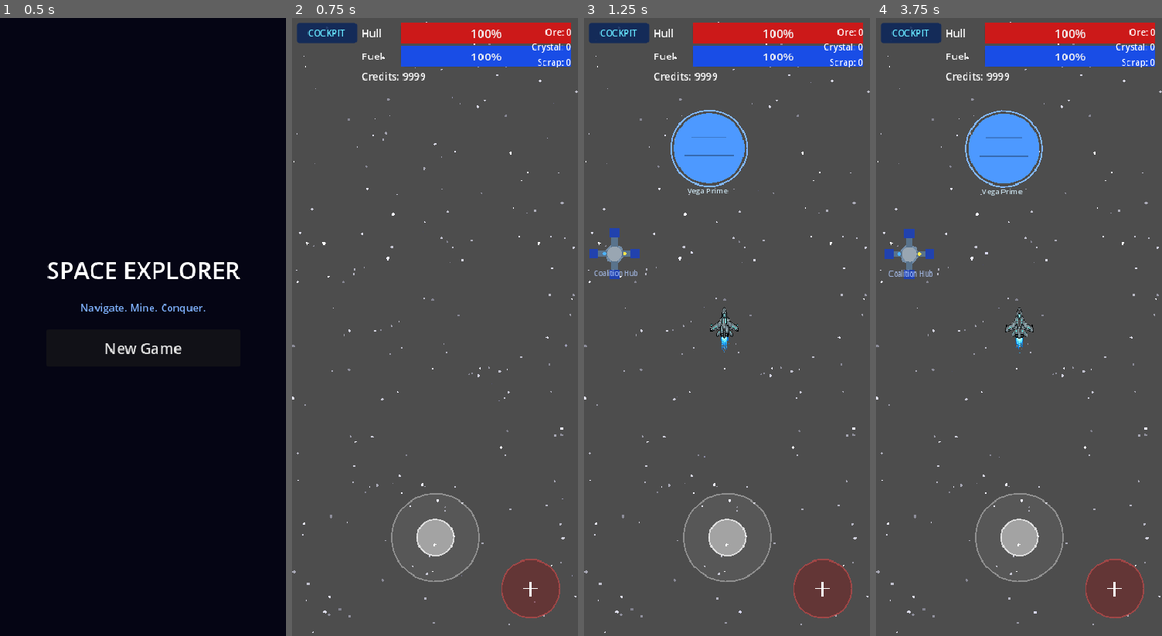
Above: before the commit, frames 1-4 (left to right).
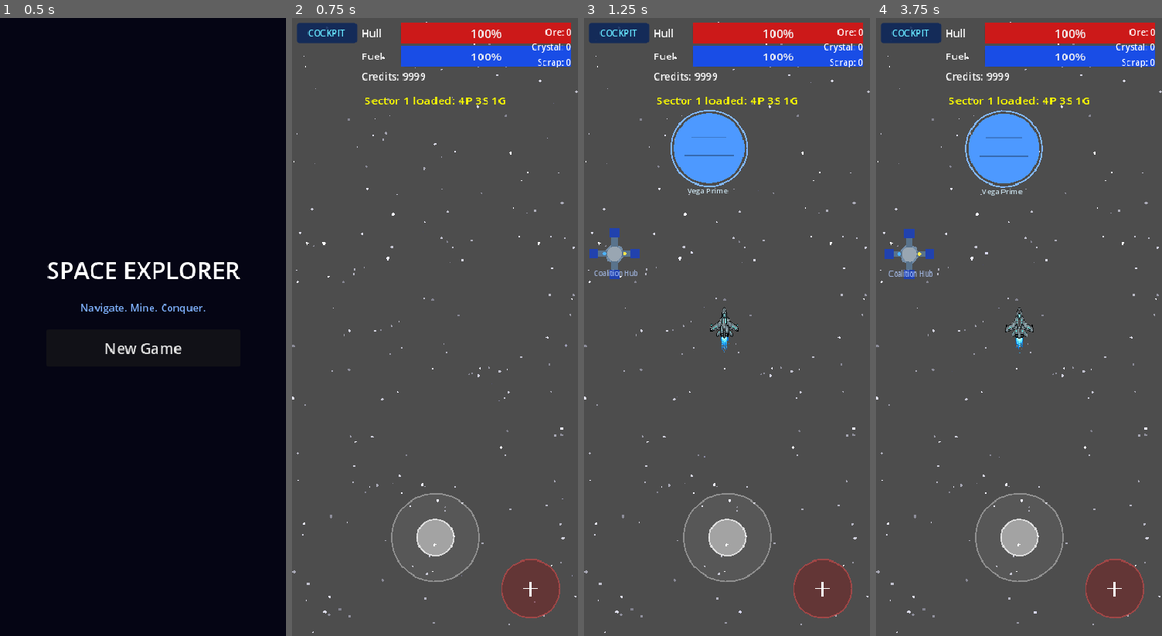
Above: after the commit, the same moments.

Repository: ichizh8/space-game-rt
Game: Godot game, scene res://scenes/main_menu.tscn
Same seed, same stepped clock (60 frames per second), same inputs: the game is played once before the commit and once after it.
Inputs:
- Up to frame 1 (0.5 s): no input
- Up to frame 2 (0.75 s): click "New Game" at 0.5 s
- Up to frame 3 (1.25 s): no input
- Up to frame 4 (3.75 s): click "COCKPIT" at 1.25 s; click "COCKPIT" at 2 s; click "COCKPIT" at 2.75 s; click "X" at 3.5 s

Frame 1 is identical in both runs. In frame 2, 0.2% of the frame differs, in the area x 25-75%, y 12-14%; in frame 3, 0.2%; in frame 4, 0.2%.

Commit message:
v84: debug sector load counts, fix nested deferred

Diff:
--- a/scripts/sector_loader.gd
+++ b/scripts/sector_loader.gd
@@ -7,6 +7,7 @@
 
 var _story_check_timer: float = 0.0
 const STORY_CHECK_INTERVAL: float = 0.5
+var _pending_initial_spawns: bool = false
 
 # Scene paths
 const PLANET_SCENE: String = "res://scenes/planet.tscn"
@@ -28,12 +29,21 @@
 
 
 func _process(delta: float) -> void:
+	if _pending_initial_spawns:
+		_pending_initial_spawns = false
+		_do_initial_spawns()
 	_tick_respawns(delta)
 	_story_check_timer += delta
 	if _story_check_timer >= STORY_CHECK_INTERVAL:
 		_story_check_timer = 0.0
 		_check_story_triggers()
 		_discover_nearby_planets()
+
+func _do_initial_spawns() -> void:
+	for i in range(_respawn_zones.size()):
+		var zone: Dictionary = _respawn_zones[i]
+		for _j in range(int(zone.get("max_count", 0))):
+			_spawn_zone_enemy(i)
 
 
 func _get_sector_data() -> Node:
@@ -102,9 +112,15 @@
 			"enemies": []
 		}
 		_respawn_zones.append(zone)
-		# Initial spawn
-		for i in range(int(zone.max_count)):
-			call_deferred("_spawn_zone_enemy", _respawn_zones.size() - 1)
+	_pending_initial_spawns = true
+
+	# Debug: confirm placement counts
+	var hud: Node = get_tree().get_first_node_in_group("hud")
+	if is_instance_valid(hud) and hud.has_method("show_notification"):
+		var planet_count: int = get_tree().get_nodes_in_group("planets").size()
+		var station_count: int = get_tree().get_nodes_in_group("stations").size()
+		var gate_count: int = get_tree().get_nodes_in_group("warp_gates").size()
+		hud.show_notification("Sector " + str(_sector_id) + " loaded: " + str(planet_count) + "P " + str(station_count) + "S " + str(gate_count) + "G", 5.0)
 
 	# Free data node (not in tree, safe to free)
 	data.free()
Not shown, changed: web-export/index.html
Not shown, changed: web-export/index.pck
